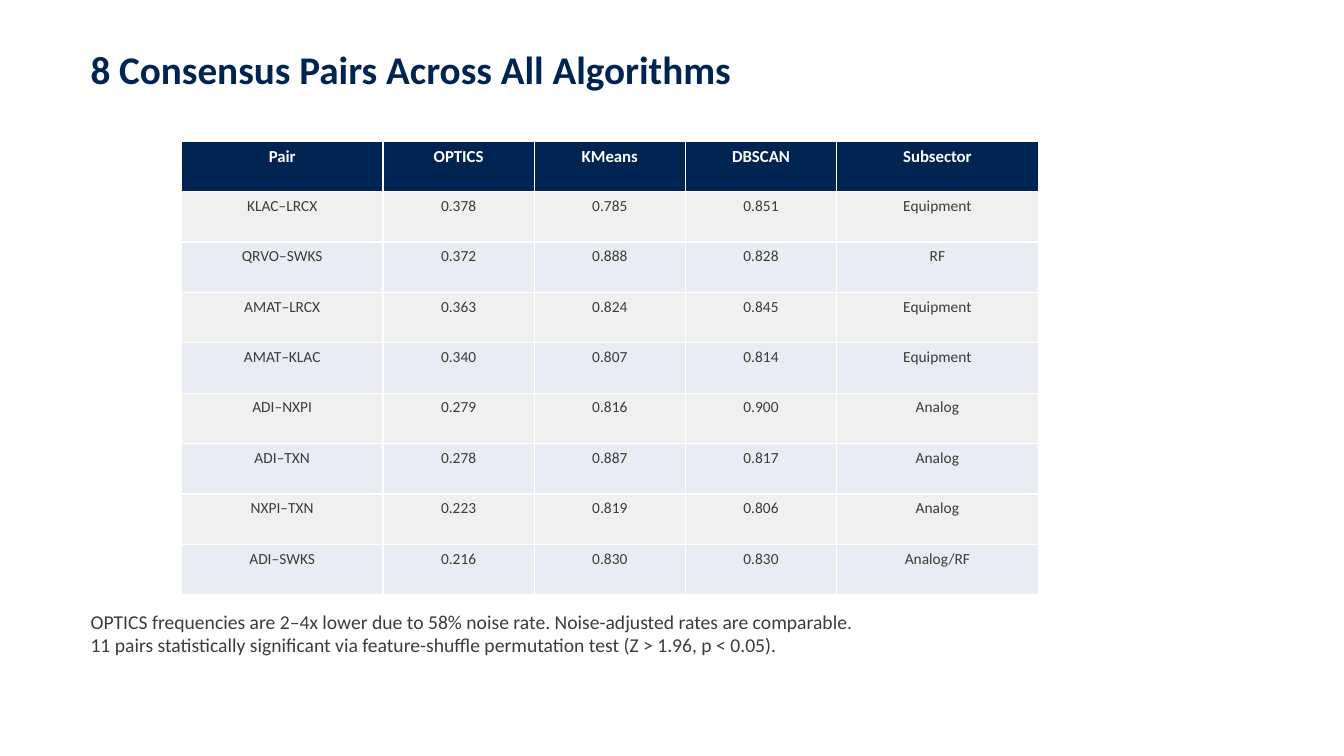
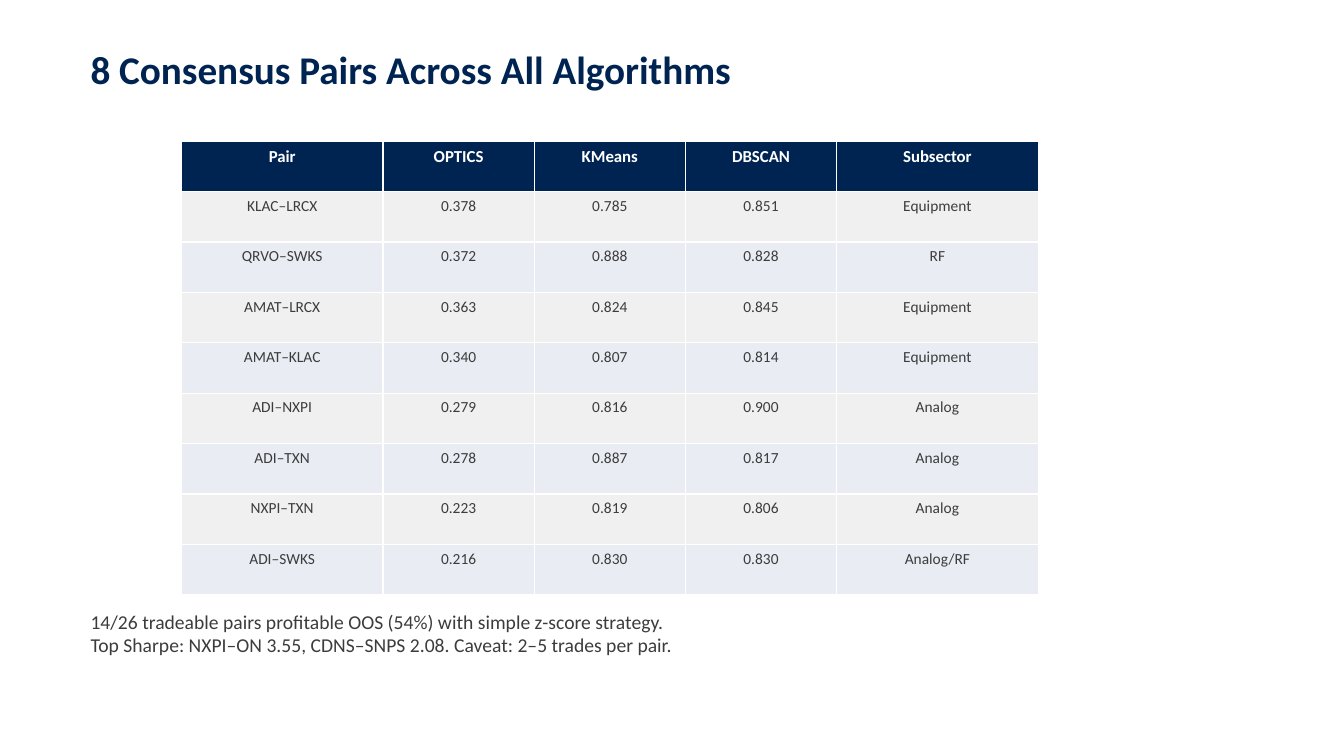
Before and after one commit to jcmcode/pairs-test, a slide deck: slide 9 of deliverables/presentation.pptx. Drawn at 1344x756 pixels with LibreOffice and Linux fonts; fonts in the diff are those of the drawing. Boxes give left, top, right and bottom in pixels: in the first picture for what was removed or moved away, otherwise in the second. Text is boxed around its words. In the diff, an @@ line names an element or a change of style, - is before the commit and + after.

```diff
--- a/deliverables/presentation.pptx
+++ b/deliverables/presentation.pptx
@@ text at box(91, 615, 672, 655): text changed @@
-OPTICS frequencies are 2–4x lower due to 58% noise rate. Noise-adjusted rates are comparable.
-11 pairs statistically significant via feature-shuffle permutation test (Z > 1.96, p < 0.05).
+14/26 tradeable pairs profitable OOS (54%) with simple z-score strategy.
+Top Sharpe: NXPI–ON 3.55, CDNS–SNPS 2.08. Caveat: 2–5 trades per pair.
```
Also in this commit, not shown: 5 other slides changed, 15 slides added, 10 slides removed, 3 other files.
